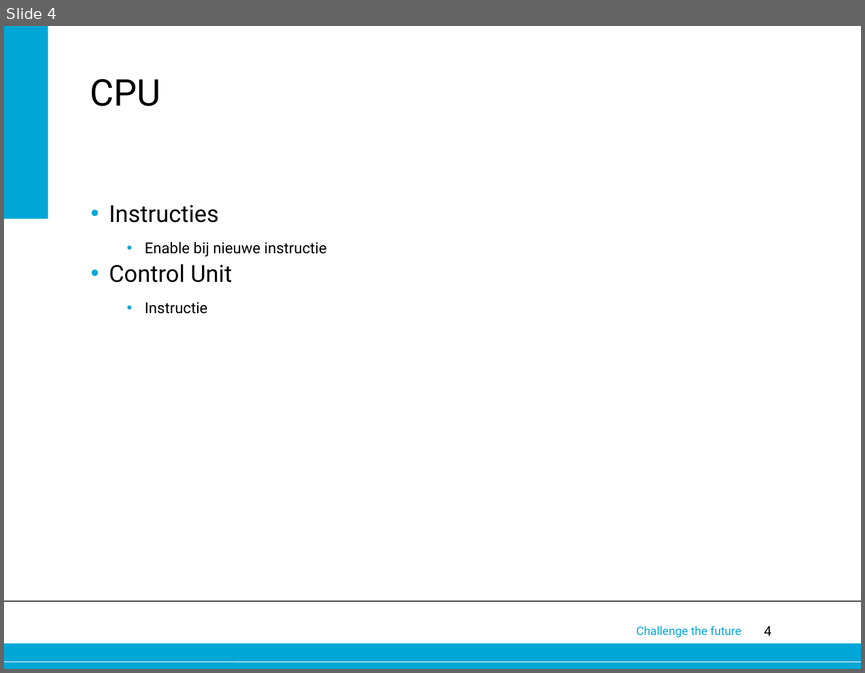
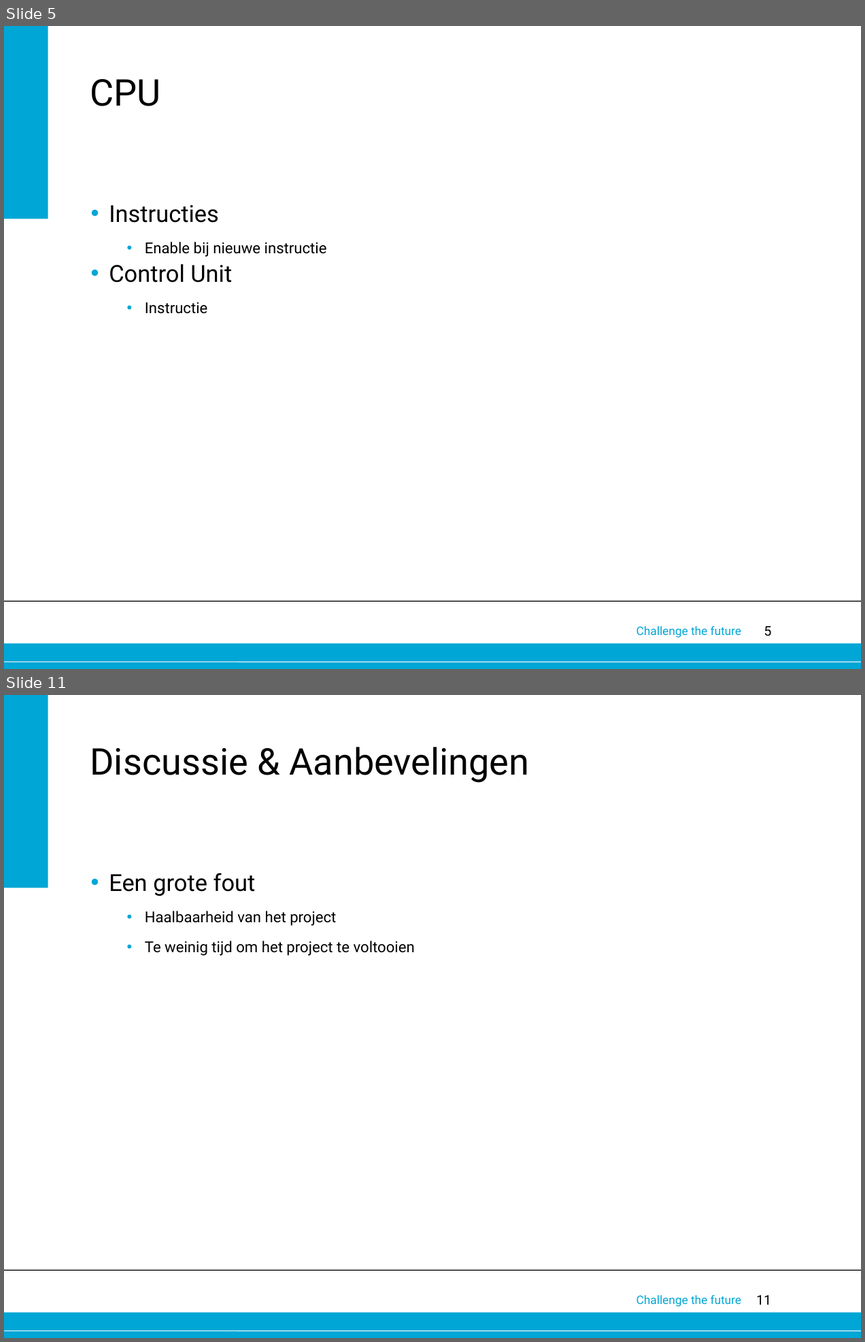
Before and after one commit to 0v3rf10w/epo3a5, a slide deck: Eindpresentatie.pptx. Shown one above the other, each under a label of ours: slide 4 before the commit, slides 5 and 11 after it; the slides between them are not shown. The pictures are 865x673 and 865x1342 pixels, drawn with LibreOffice and Linux fonts; fonts in the diff are those of the drawing; background and template pictures are left out. Boxes give left, top, right and bottom in pixels: in the first picture for what was removed or moved away, otherwise in the second. Text is boxed around its words. In the diff, an @@ line names an element or a change of style, - is before the commit and + after.

```diff
--- a/Eindpresentatie.pptx
+++ b/Eindpresentatie.pptx
@@ slide 11 added at [4, 695, 861, 1338], background #FFFFFF; not listed: 6 template elements that a slide beside it also shows @@
@@ title added at [90, 747, 529, 783], 44 pt, text #000000 @@
+Discussie & Aanbevelingen
@@ text added at [109, 872, 415, 955], 18 pt, text #000000 @@
+• Een grote fout
+  • Haalbaarheid van het project
+  • Te weinig tijd om het project te voltooien
@@ what was slide 4 is now slide 5 @@
@@ page number at [764, 626, 771, 636]: text changed @@
-4
+5
```
Also in this commit, not shown: 8 other slides added, 2 slides removed, 1 other file.
